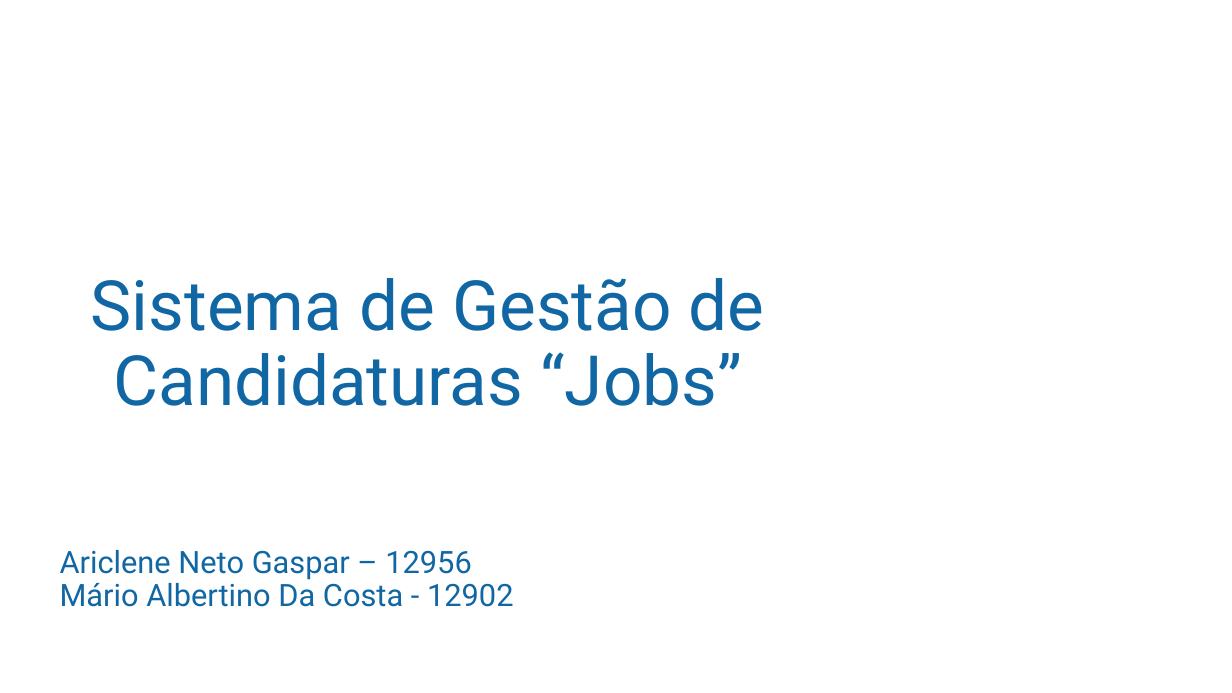
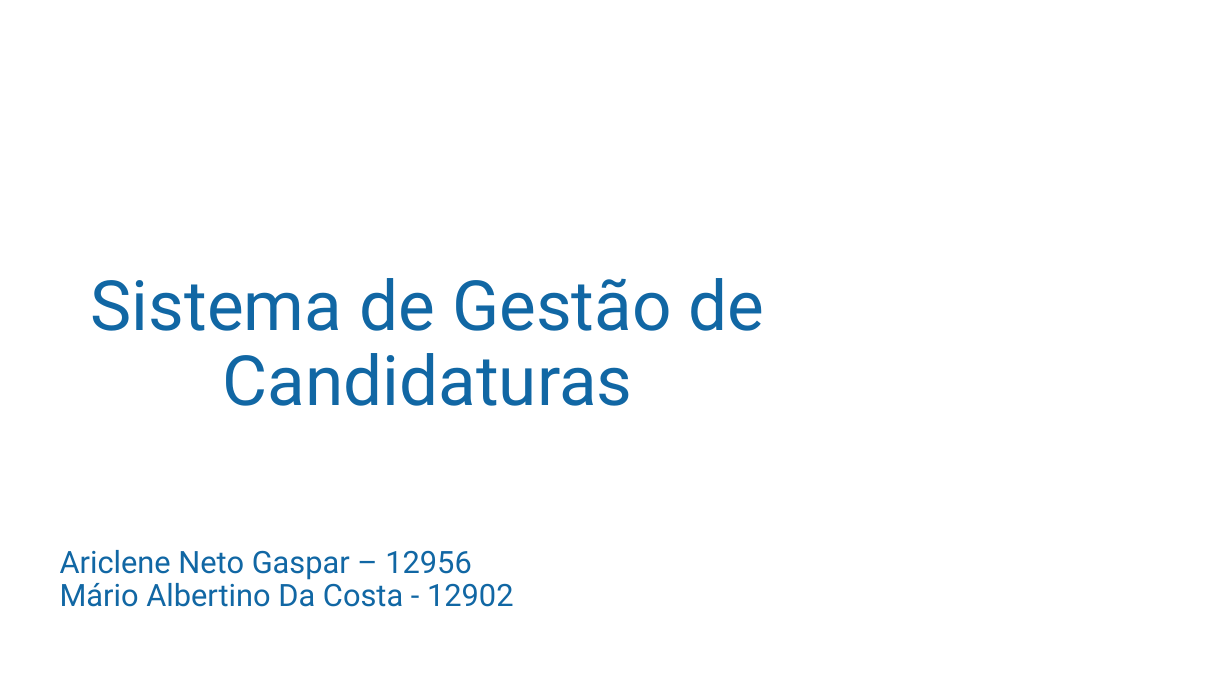
Before and after one commit to mariocosta2021/Jobs-PAP-2023-, a slide deck: slide 1 of _documentos/APRESENTAÇÃO DO PROJECTO.pptx. Drawn at 1232x693 pixels with LibreOffice and Linux fonts; fonts in the diff are those of the drawing; background and template pictures are left out. Boxes give left, top, right and bottom in pixels: in the first picture for what was removed or moved away, otherwise in the second. Text is boxed around its words. In the diff, an @@ line names an element or a change of style, - is before the commit and + after.

```diff
--- a/_documentos/APRESENTAÇÃO DO PROJECTO.pptx
+++ b/_documentos/APRESENTAÇÃO DO PROJECTO.pptx
@@ title at [91, 278, 765, 406]: text changed @@
-Sistema de Gestão de Candidaturas “Jobs”
+Sistema de Gestão de Candidaturas
```
Also in this commit, not shown: 5 other slides changed, 6 slides added, 8 slides removed, 30 other files.
